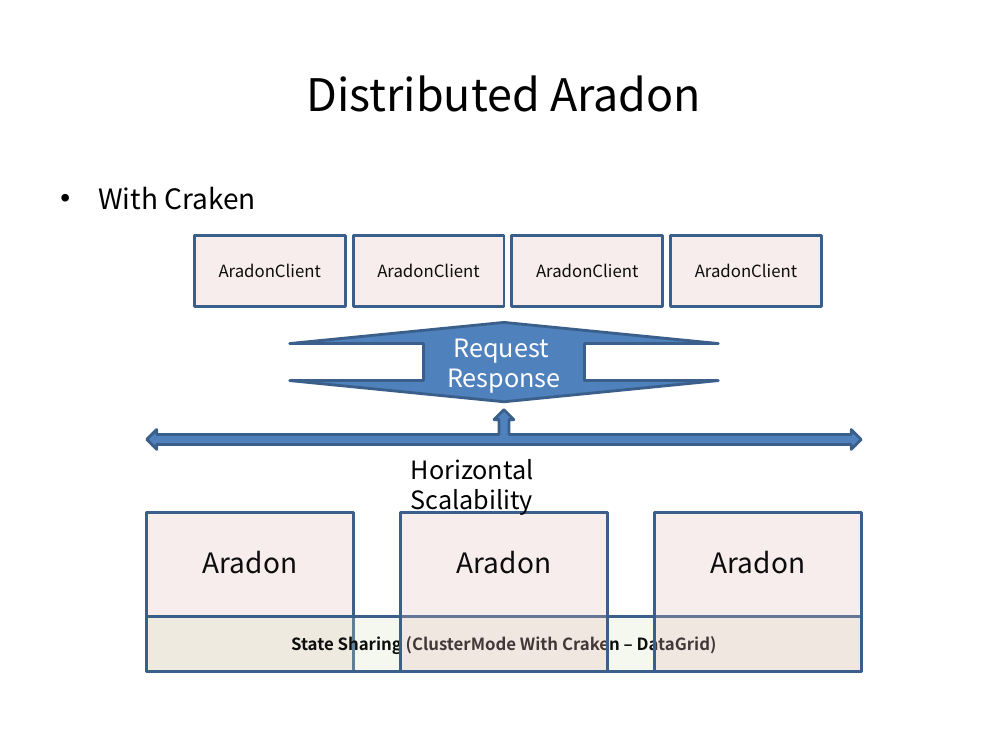
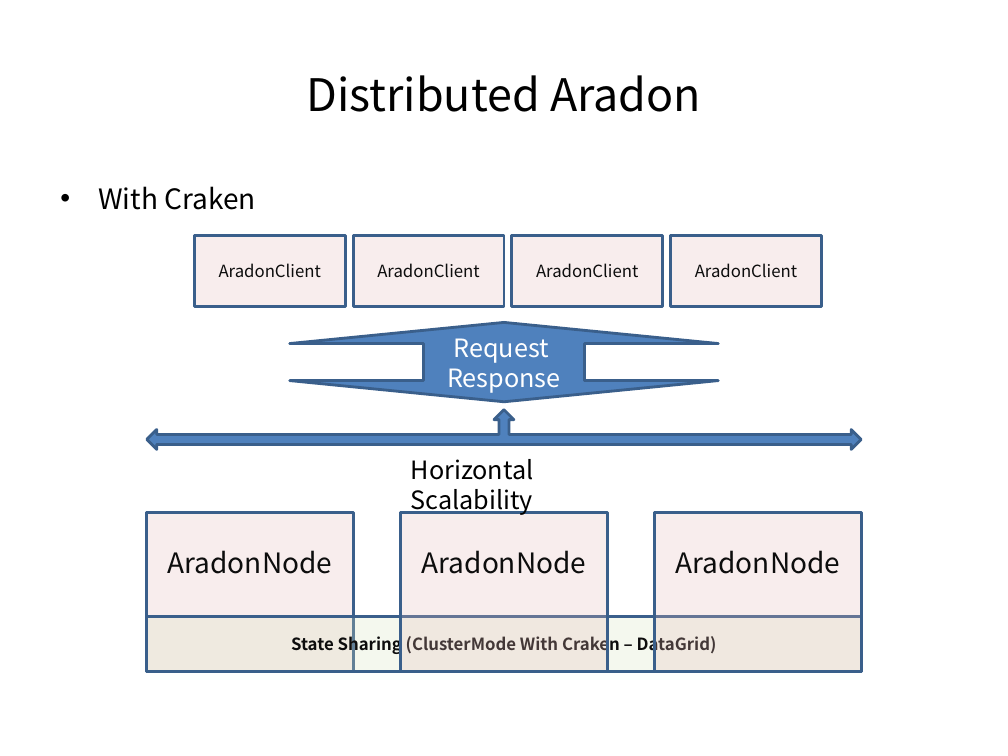
Before and after one commit to bleujin/aradon, a slide deck: slide 8 of resource/docs/ServicePlatformAradon.pptx. Drawn at 1008x756 pixels with LibreOffice and Linux fonts; fonts in the diff are those of the drawing. Boxes give left, top, right and bottom in pixels: in the first picture for what was removed or moved away, otherwise in the second. Text is boxed around its words. In the diff, an @@ line names an element or a change of style, - is before the commit and + after.

```diff
--- a/resource/docs/ServicePlatformAradon.pptx
+++ b/resource/docs/ServicePlatformAradon.pptx
@@ text in rectangle at [168, 550, 333, 574]: text changed @@
-Aradon
+AradonNode
@@ text in rectangle at [422, 550, 587, 574]: text changed @@
-Aradon
+AradonNode
@@ text in rectangle at [676, 550, 841, 574]: text changed @@
-Aradon
+AradonNode
```
Also in this commit, not shown: 6 other files.
